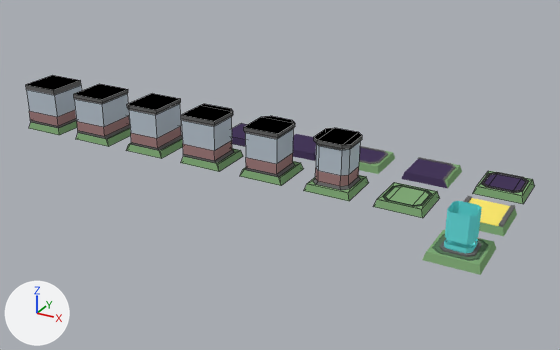
Renders of the Blender file SharedFolder/tilesv2.blend from each side of a commit.
Rendered twice from a 50 mm camera at (29.3, -87.3, 42.6) aimed at (-19.3, 1.0, -1.6). Lighting does not change. The marker at lower left points along +X, +Y and +Z. Mesh edges are drawn as thin lines on the coarser meshes.

Names of what the first picture shows: 'Tile.Basic', 'Tile.Dash', 'Tile.Slow O', 'Tile.Slow.LB', 'Tile.Slow.P', 'Tile.TP', 'Tile.Wall', 'Tile.Wall.F', 'Tile.Wall.I', 'Tile.Wall.L', 'Tile.Wall.P', 'Tile.Wall.T'.
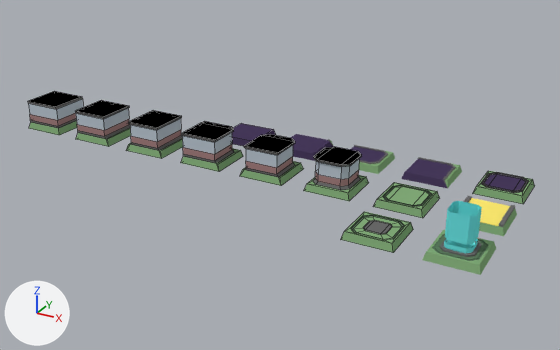
Location of each change, (x1, y1, x2, y2) in pixels of the pictures (560 x 350 px; the box of a moved part takes in the faces that stretch with it):
'Tile.Wall', reshaped (26% shorter)
    before: (304, 128, 369, 201)
    after: (304, 147, 369, 201)
'Tile.Wall.P', reshaped (25% shorter)
    before: (240, 116, 303, 186)
    after: (240, 134, 303, 186)
'Tile.Wall.L', reshaped (25% shorter)
    before: (181, 104, 243, 172)
    after: (181, 121, 243, 172)
'Tile.Wall.I', reshaped (24% shorter)
    before: (126, 94, 183, 159)
    after: (126, 110, 183, 159)
'Tile.Wall.T', reshaped (25% shorter)
    before: (74, 84, 131, 147)
    after: (75, 100, 131, 147)
'Tile.Wall.F', reshaped (26% shorter)
    before: (26, 75, 82, 135)
    after: (28, 91, 83, 135)
'Tile.Button', added (green)
    after: (341, 212, 413, 253)
    faces in mat_floor (green #83ac79): (341, 212, 413, 253)
    faces in mat_wallgray (dark grey #696969): (363, 220, 392, 234)
    faces in mat_floormark (dark green #5c7a5d): (351, 215, 405, 240)
part 1 of me_cube_005, moved or reshaped
    before: (26, 75, 82, 123)
    after: (28, 91, 83, 123)
part 2 of me_cube_004, moved or reshaped
    before: (127, 94, 181, 145)
    after: (128, 110, 182, 145)
part 3 of me_cube_003, moved or reshaped
    before: (181, 104, 233, 157)
    after: (182, 121, 234, 157)
part 4 of me_cube_002, moved or reshaped
    before: (244, 116, 295, 171)
    after: (244, 134, 295, 171)
part 5 of me_cube_001, moved or reshaped
    before: (314, 128, 362, 182)
    after: (314, 147, 362, 182)
part 6 of me_cube_008, moved or reshaped
    before: (74, 84, 130, 133)
    after: (75, 100, 130, 133)

Edits to the bpy script that builds the scene:
```text
Change me_cube_005:
    where me_cube_005.from_pydata(...)  # 26 vertices, 24 faces; spans x -3.3..3.3, y -3.3..3.3, z -1.0..6.3
    used by ob_tile_wall_f; location = (-60.0, 0.0, 0.0)
    me_cube_005 part 1: all 12 vertices in x -3.0..3.0, y -3.0..3.0, z 1.93..6.3 are scaled about their middle by (1, 1, 0.5), then moved by (0.0, 0.0, -1.63)
Change me_cube_004:
    where me_cube_004.from_pydata(...)  # 32 vertices, 31 faces; spans x -3.3..3.3, y -3.3..3.3, z -1.0..6.3
    used by ob_tile_wall_i; location = (-40.0, 0.0, 0.0)
    me_cube_004 part 2: all 16 vertices in x -2.67..2.67, y -3.0..3.0, z 1.93..6.3 are scaled about their middle by (1, 1, 0.5), then moved by (0.0, 0.0, -1.63)
Change me_cube_003:
    where me_cube_003.from_pydata(...)  # 38 vertices, 37 faces; spans x -3.3..3.3, y -3.3..3.3, z -1.0..6.3
    used by ob_tile_wall_l; location = (-30.0, 0.0, 0.0)
    me_cube_003 part 3: all 21 vertices in x -3.0..2.67, y -3.0..2.67, z 1.93..6.3 are scaled about their middle by (1, 1, 0.5), then moved by (0.0, 0.0, -1.63)
Change me_cube_002:
    where me_cube_002.from_pydata(...)  # 44 vertices, 43 faces; spans x -3.3..3.3, y -3.3..3.3, z -1.0..6.3
    used by ob_tile_wall_p; location = (-20.0, 0.0, 0.0)
    me_cube_002 part 4: all 24 vertices in x -2.67..2.67, y -3.0..2.67, z 1.93..6.3 are scaled about their middle by (1, 1, 0.5), then moved by (0.0, 0.0, -1.63)
Change me_cube_001:
    where me_cube_001.from_pydata(...)  # 56 vertices, 55 faces; spans x -3.3..3.3, y -3.3..3.3, z -1.0..6.3
    used by ob_tile_wall; location = (-10.0, 0.0, 0.0)
    me_cube_001 part 5: all 32 vertices in x -2.67..2.67, y -2.67..2.67, z 1.93..6.3 are scaled about their middle by (1, 1, 0.5), then moved by (0.0, 0.0, -1.63)
Change me_cube_008:
    where me_cube_008.from_pydata(...)  # 30 vertices, 28 faces; spans x -3.3..3.3, y -3.3..3.3, z -1.0..6.3
    used by ob_tile_wall_t; location = (-50.0, 0.0, 0.0)
    me_cube_008 part 6: all 16 vertices in x -3.0..2.67, y -3.0..3.0, z 1.93..6.3 are scaled about their middle by (1, 1, 0.5), then moved by (0.0, 0.0, -1.63)
Add me_cube_010:
    me_cube_010.from_pydata(...)  # 48 vertices, 47 faces; spans x -3.3..3.3, y -3.3..3.3, z -1.0..0.0
    # faces by material slot: [20, 16, 11]
    me_cube_010.materials.append(mat_floor)  # green #83ac79
    me_cube_010.materials.append(mat_floormark)  # dark green #5c7a5d
    me_cube_010.materials.append(mat_wallgray)  # dark grey #696969
Add ob_tile_button:
    ob_tile_button = bpy.data.objects.new('Tile.Button', me_cube_010)
    ob_tile_button.location = (0.0, -10.0, 0.0)
```
